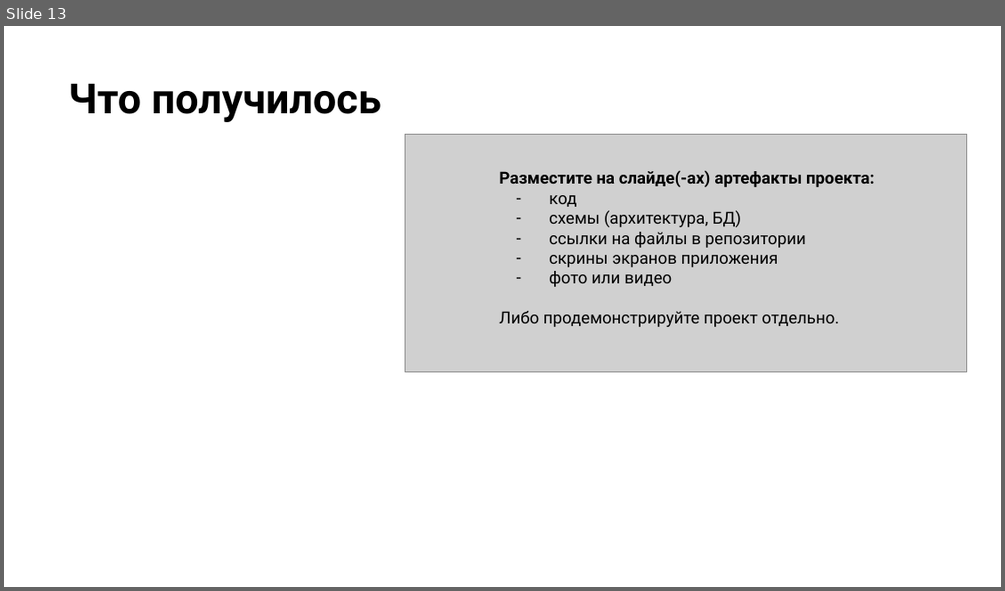
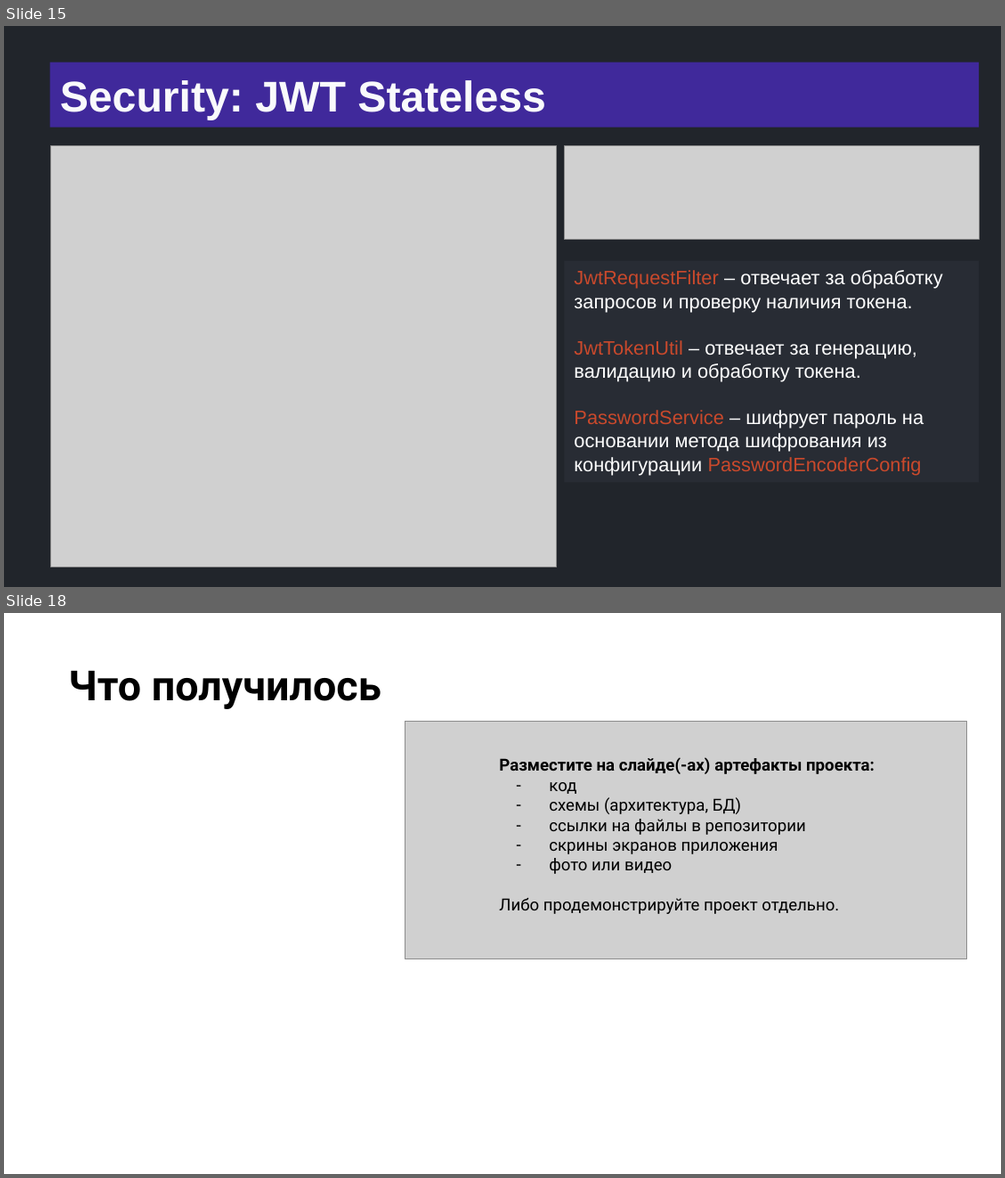
Before and after one commit to semusv/Bank_analyzer, a slide deck: bank_analyzer.pptx. Shown one above the other, each under a label of ours: slide 13 before the commit, slides 15 and 18 after it; the slides between them are not shown. The pictures are 1005x591 and 1005x1178 pixels, drawn with LibreOffice and Linux fonts; fonts in the diff are those of the drawing; grey boxes stand for pictures; background and template pictures are left out. Boxes give left, top, right and bottom in pixels: in the first picture for what was removed or moved away, otherwise in the second. Text is boxed around its words. In the diff, an @@ line names an element or a change of style, - is before the commit and + after.

```diff
--- a/bank_analyzer.pptx
+++ b/bank_analyzer.pptx
@@ slide 15 added at [4, 26, 1001, 587], background #21252B @@
@@ title added at [50, 62, 979, 127], fill #40299B, 31 pt, text #F9FAFB, bold @@
+Security: JWT Stateless
@@ picture added at [51, 145, 556, 567] @@
@@ picture added at [564, 145, 979, 240] @@
@@ rectangle added at [564, 260, 979, 482], fill #282C34, 14 pt, text #FFFFFF @@
+JwtRequestFilter – отвечает за обработку запросов и проверку наличия токена.
+JwtTokenUtil – отвечает за генерацию, валидацию и обработку токена.
+PasswordService – шифрует пароль на основании метода шифрования из конфигурации PasswordEncoderConfig
@@ what was slide 13 is now slide 18 @@
```
Also in this commit, not shown: 30 slides changed, 4 other slides added, 9 other files.
